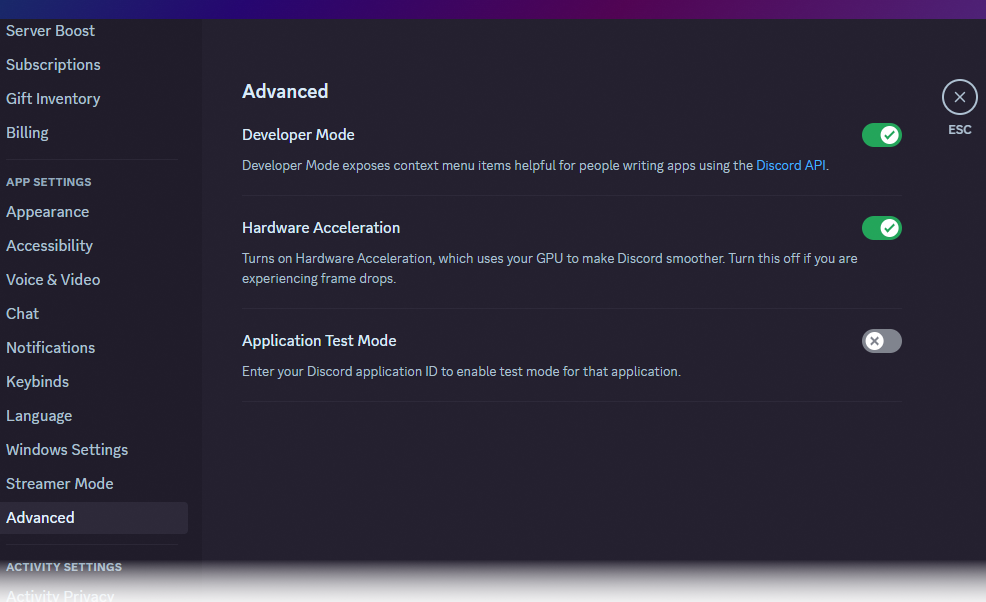
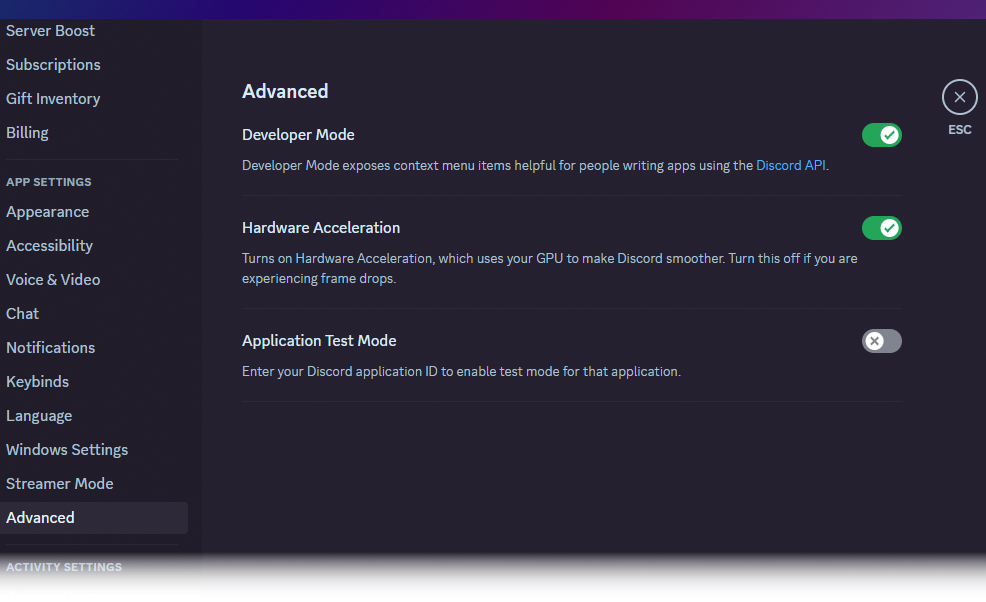
Layers edited between the first and the second w=986, h=602 image:
painted on "discord-dev-settings.png" over [0, 552, 986, 602]
